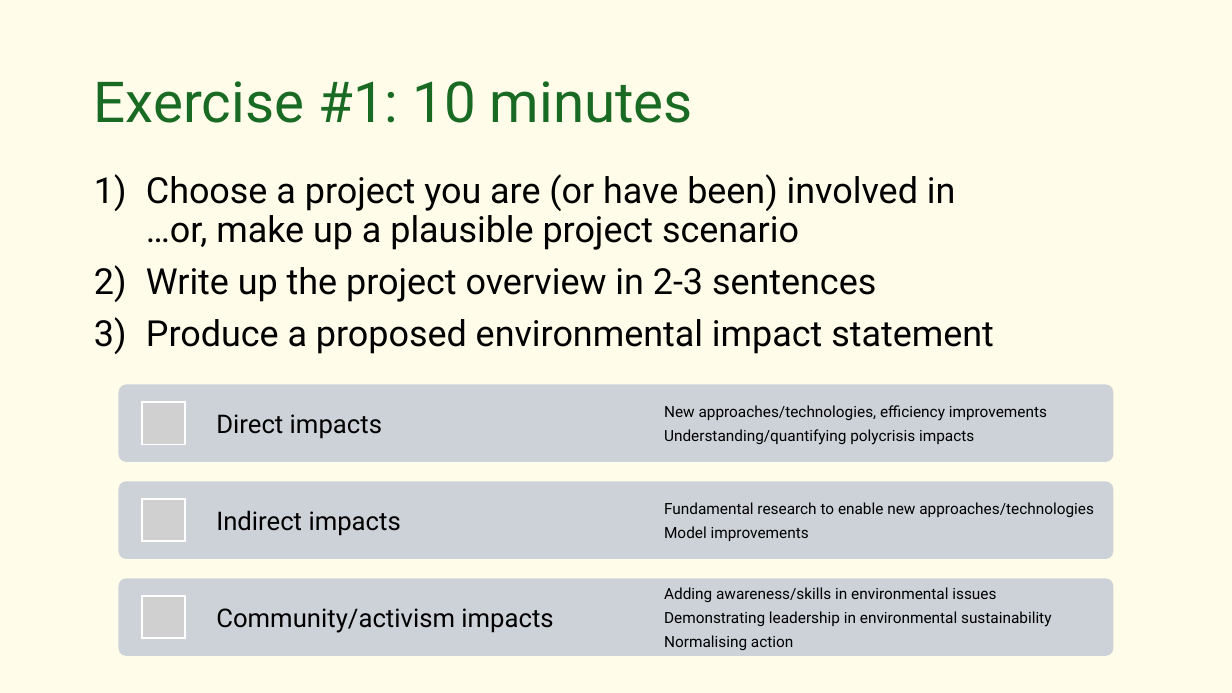
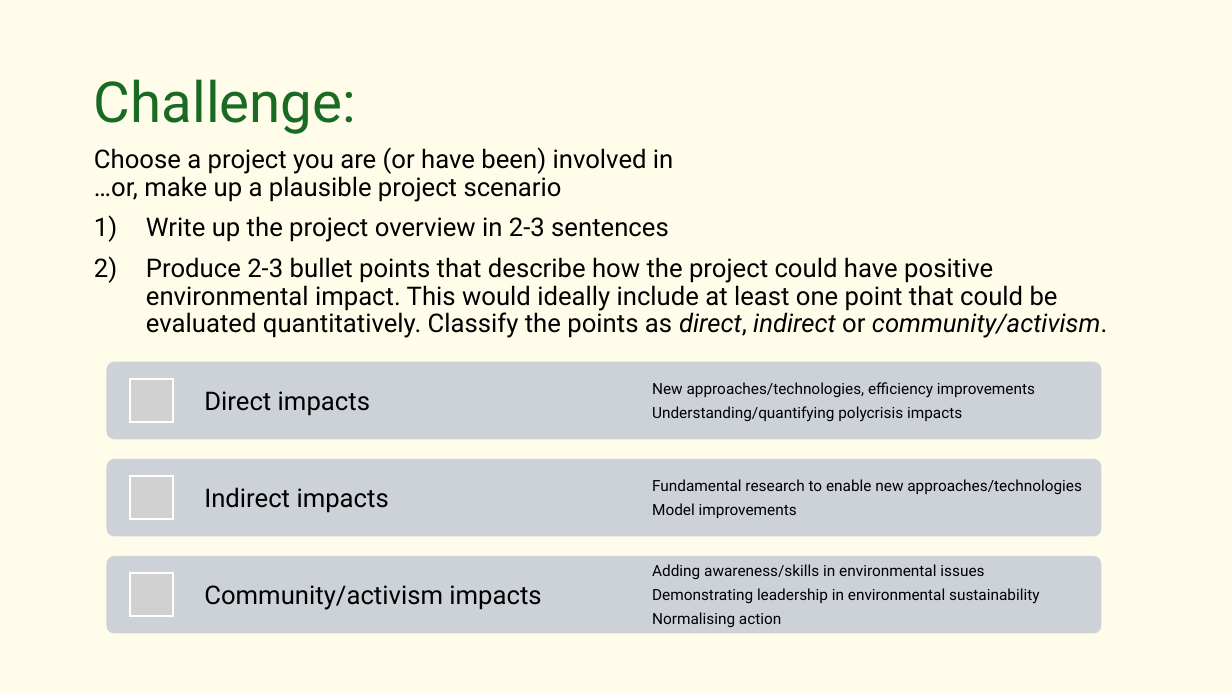
Before and after one commit to EPCCed/2026-10-02_green-hpc_cambridge, a slide deck: slide 7 of instructors/L9-ResponsibleComputing.pptx. Drawn at 1232x693 pixels with LibreOffice and Linux fonts; fonts in the diff are those of the drawing; grey boxes stand for pictures. Boxes give left, top, right and bottom in pixels: in the first picture for what was removed or moved away, otherwise in the second. Text is boxed around its words. In the diff, an @@ line names an element or a change of style, - is before the commit and + after.

```diff
--- a/instructors/L9-ResponsibleComputing.pptx
+++ b/instructors/L9-ResponsibleComputing.pptx
@@ title at (94,79,356,134): text changed @@
-Exercise #1: 10 minutes
+Challenge:
@@ text "Choose a project you are ...": place and size @@
-text "Choose a project you are ..." at (146,174,994,354)
+text "Choose a project you are ..." at (94,147,1107,338)
@@ text at (94,147,673,242): size 28 to 20 pt in "Choose a project you are (or have ...", "Write up the project overview in 2-3 ..."; bullet 1) to none @@
@@ text at (146,257,1107,338): text changed; size 28 to 20 pt @@
-3) Produce a proposed environmental impact statement
+2) Produce 2-3 bullet points that describe how the project could have positive environmental impact. This would ideally include at least one point that could be evaluated quantitatively. Classify the points as direct, indirect or community/activism.
@@ 4 texts, 3 rounded rectangles: place and size @@
-4 texts, 3 rounded rectangles at (118,384,1114,656)
+4 texts, 3 rounded rectangles at (106,361,1102,634)
@@ picture added at (130,380,173,422) @@
@@ text "Direct impacts": place and size @@
-text "Direct impacts" at (216,414,382,439)
+text "Direct impacts" at (204,391,370,416)
@@ text "New approaches/technologies, efficiency improvements": place and size @@
-text "New approaches/technologies, efficiency improvements" at (664,405,1047,445)
+text "New approaches/technologies, efficiency improvements" at (652,382,1035,422)
@@ picture removed at (142,402,185,445) @@
@@ picture added at (130,477,173,519) @@
@@ picture removed at (142,499,185,542) @@
@@ picture added at (130,573,173,616) @@
@@ picture removed at (142,596,185,639) @@
```
Also in this commit, not shown: 3 other slides changed, 4 slides added, 3 other files.
